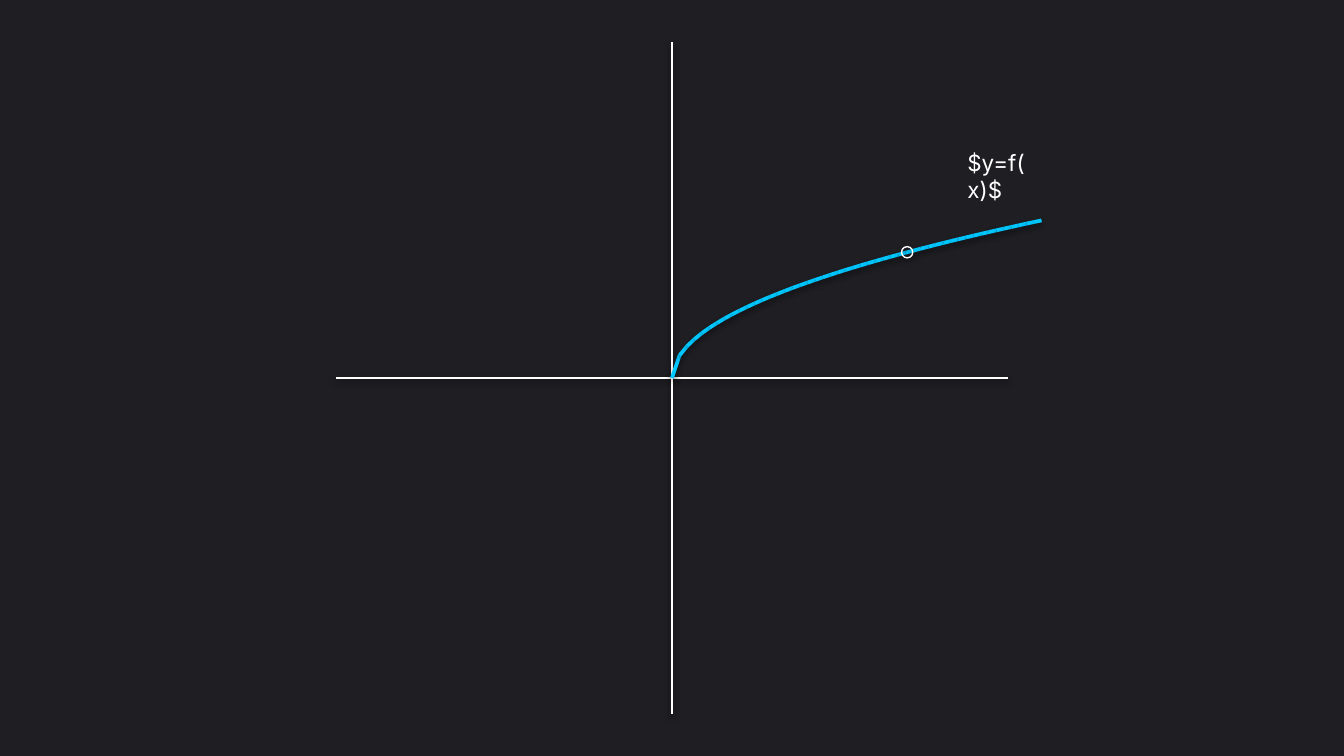
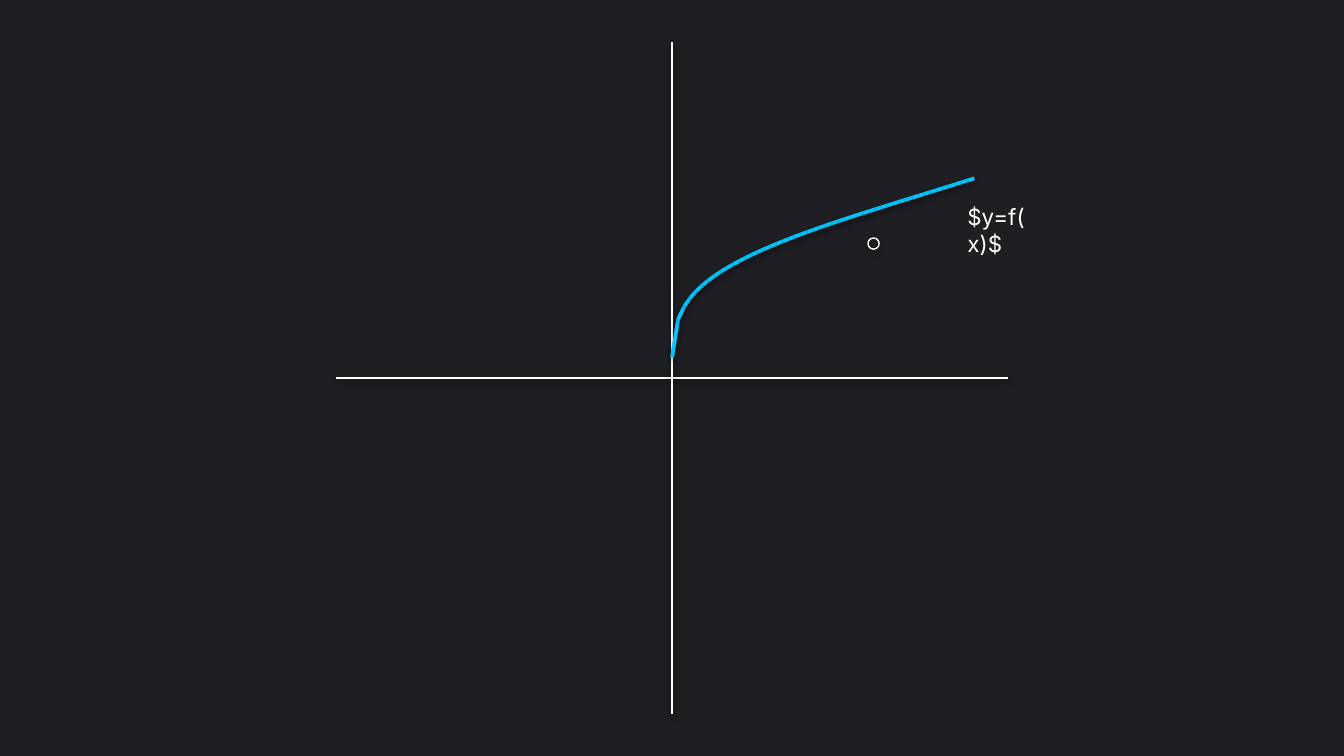
Before and after one commit to ALEXCHOI21/Math_Chart_to_PPT, a slide deck: slide 1 of output/4.pptx. Drawn at 1344x756 pixels with LibreOffice and Linux fonts; fonts in the diff are those of the drawing. Boxes give left, top, right and bottom in pixels: in the first picture for what was removed or moved away, otherwise in the second. Text is boxed around its words. In the diff, an @@ line names an element or a change of style, - is before the commit and + after.

```diff
--- a/output/4.pptx
+++ b/output/4.pptx
@@ 5 lines: place and size @@
-5 lines at bbox=[906, 243, 943, 253]
+5 lines at bbox=[863, 203, 894, 214]
@@ 3 lines: place and size @@
-3 lines at bbox=[943, 238, 966, 243]
+3 lines at bbox=[894, 198, 913, 203]
@@ 3 lines: place and size @@
-3 lines at bbox=[966, 233, 989, 238]
+3 lines at bbox=[913, 192, 931, 198]
@@ 4 lines: place and size @@
-4 lines at bbox=[989, 226, 1019, 233]
+4 lines at bbox=[931, 184, 956, 192]
@@ text "$y=f(x)$": place and size @@
-text "$y=f(x)$" at bbox=[967, 152, 1024, 201]
+text "$y=f(x)$" at bbox=[967, 206, 1024, 255]
@@ 3 lines: place and size @@
-3 lines at bbox=[1019, 220, 1042, 226]
+3 lines at bbox=[956, 179, 974, 184]
@@ 5 lines: place and size @@
-5 lines at bbox=[793, 274, 831, 288]
+5 lines at bbox=[770, 234, 801, 246]
@@ 3 lines: place and size @@
-3 lines at bbox=[831, 267, 853, 274]
+3 lines at bbox=[801, 227, 820, 234]
@@ 4 lines: place and size @@
-4 lines at bbox=[853, 259, 883, 267]
+4 lines at bbox=[820, 219, 845, 227]
@@ 3 lines: place and size @@
-3 lines at bbox=[883, 253, 906, 259]
+3 lines at bbox=[845, 214, 863, 219]
@@ ellipse: place and size @@
-ellipse at bbox=[902, 247, 913, 258]
+ellipse at bbox=[868, 238, 879, 249]
@@ 4 lines: place and size @@
-4 lines at bbox=[718, 306, 747, 323]
+4 lines at bbox=[710, 263, 734, 280]
@@ line moved from (755, 304) - (762, 300) to (741, 261) - (746, 258) @@
@@ 3 lines: place and size @@
-3 lines at bbox=[747, 294, 778, 306]
+3 lines at bbox=[734, 251, 758, 263]
@@ line moved from (778, 294) - (785, 290) to (758, 251) - (765, 249) @@
@@ line moved from (785, 290) - (793, 288) to (765, 249) - (770, 246) @@
@@ line moved from (687, 347) - (695, 339) to (684, 306) - (691, 297) @@
@@ 3 lines: place and size @@
-3 lines at bbox=[695, 323, 718, 339]
+3 lines at bbox=[691, 280, 710, 297]
@@ line moved from (672, 378) - (680, 356) to (672, 358) - (679, 320) @@
@@ line moved from (680, 356) - (687, 347) to (679, 320) - (684, 306) @@
```
Also in this commit, not shown: 11 other files.
